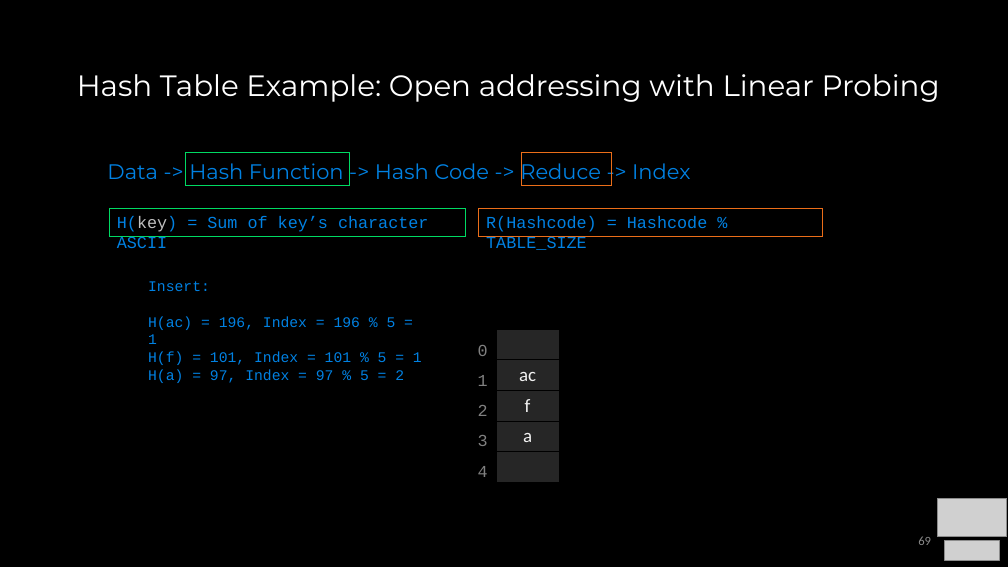
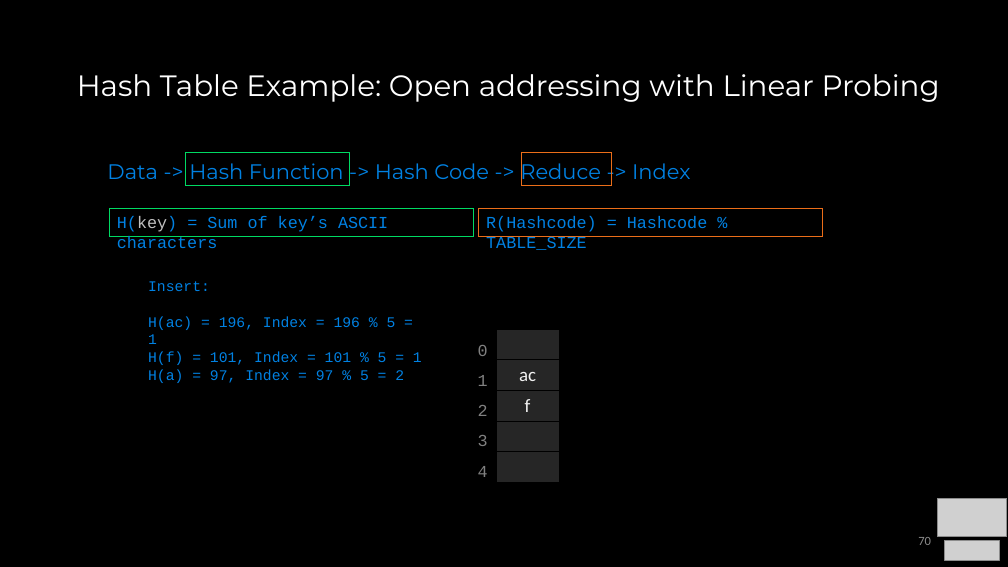
Before and after one commit to COP3530/Instructional-Content, a slide deck: slide 70 of Slides/Slides-PPT/7 - Sets, Maps, HashTables.pptx (slide 69 before the commit). Drawn at 1008x567 pixels with LibreOffice and Linux fonts; fonts in the diff are those of the drawing; grey boxes stand for pictures. Boxes give left, top, right and bottom in pixels: in the first picture for what was removed or moved away, otherwise in the second. Text is boxed around its words. In the diff, an @@ line names an element or a change of style, - is before the commit and + after.

```diff
--- a/Slides/Slides-PPT/7 - Sets, Maps, HashTables.pptx
+++ b/Slides/Slides-PPT/7 - Sets, Maps, HashTables.pptx
@@ rectangle "H(key) = Sum of key’s ...": place and size @@
-rectangle "H(key) = Sum of key’s ..." at bbox=[110, 208, 466, 236]
+rectangle "H(key) = Sum of key’s ..." at bbox=[110, 208, 474, 236]
@@ text in rectangle at bbox=[117, 216, 388, 248]: text changed @@
-H(key) = Sum of key’s character ASCII
+H(key) = Sum of key’s ASCII characters
@@ table at bbox=[496, 329, 559, 482] @@
-row 4: a
+row 5: 
@@ page number at bbox=[918, 537, 931, 545]: text changed @@
-69
+70
```
Also in this commit, not shown: 26 other slides changed, 4 slides added, 1 other file.
